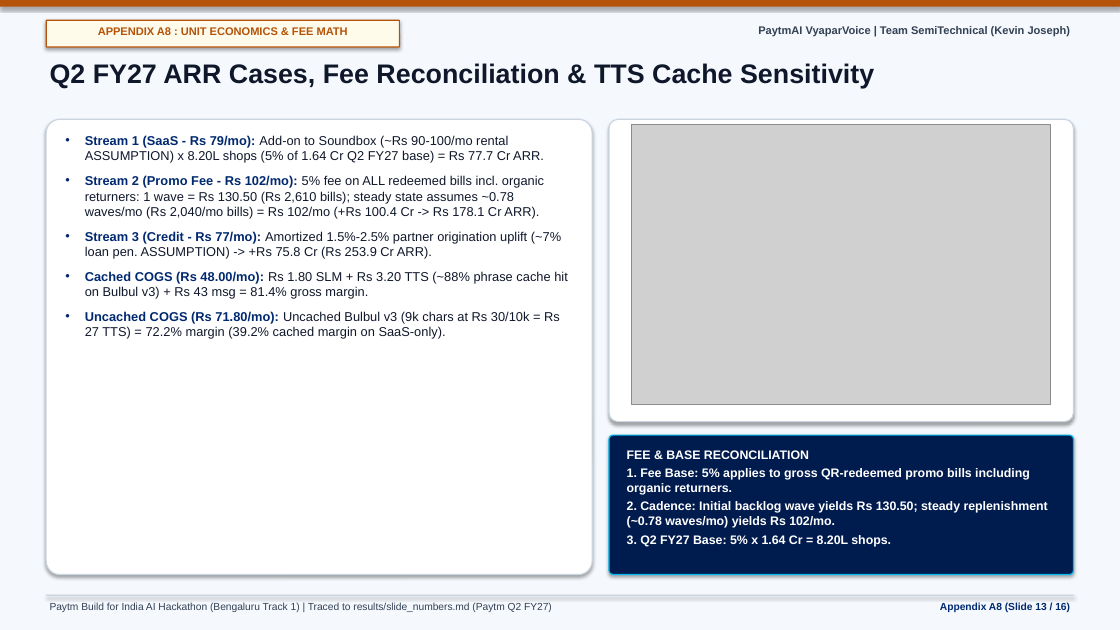
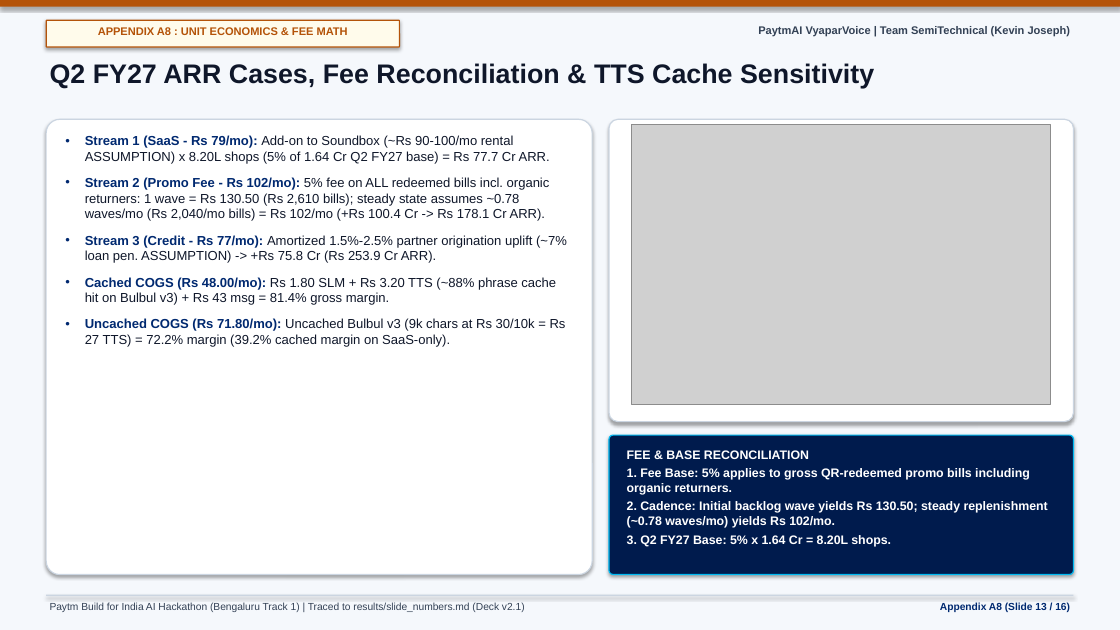
Before and after one commit to somebeing2/paytmai-vyaparvoice, a slide deck: slide 13 of deck/v2/PaytmAI_VyaparVoice_v2.pptx. Drawn at 1120x630 pixels with LibreOffice and Linux fonts; fonts in the diff are those of the drawing; grey boxes stand for pictures. Boxes give left, top, right and bottom in pixels: in the first picture for what was removed or moved away, otherwise in the second. Text is boxed around its words. In the diff, an @@ line names an element or a change of style, - is before the commit and + after.

```diff
--- a/deck/v2/PaytmAI_VyaparVoice_v2.pptx
+++ b/deck/v2/PaytmAI_VyaparVoice_v2.pptx
@@ text "Stream 1 (SaaS - Rs ..." at [85,135,567,347]: size 11 to 11.2 pt; more space between paragraphs @@
@@ text at [50,603,525,612]: text changed @@
-Paytm Build for India AI Hackathon (Bengaluru Track 1) | Traced to results/slide_numbers.md (Paytm Q2 FY27)
+Paytm Build for India AI Hackathon (Bengaluru Track 1) | Traced to results/slide_numbers.md (Deck v2.1)
```
Also in this commit, not shown: 15 other slides changed, 9 other files.
